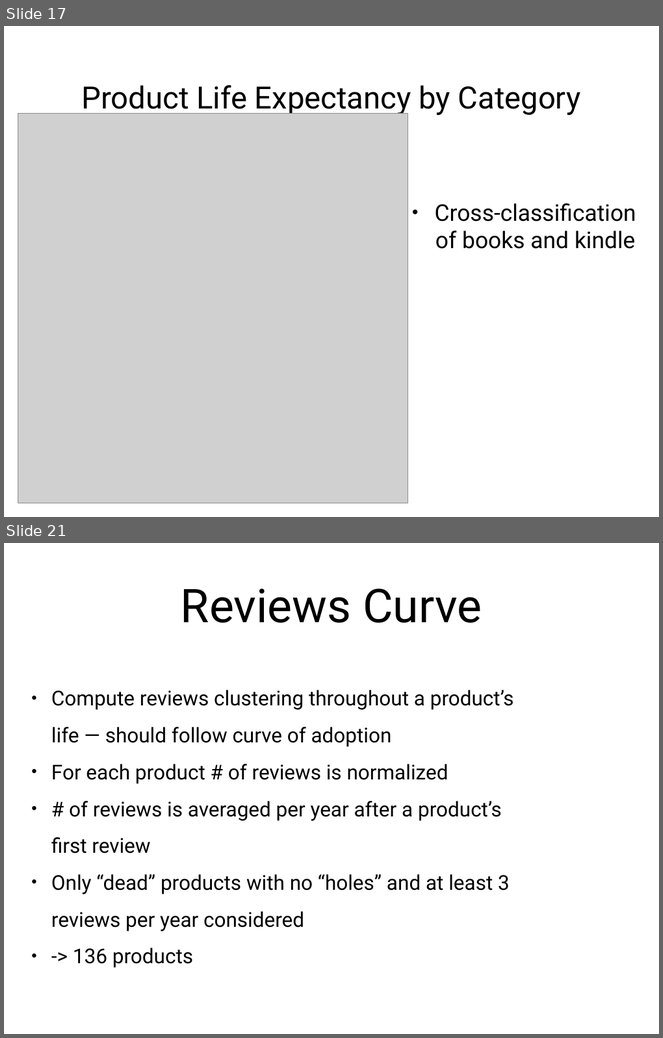
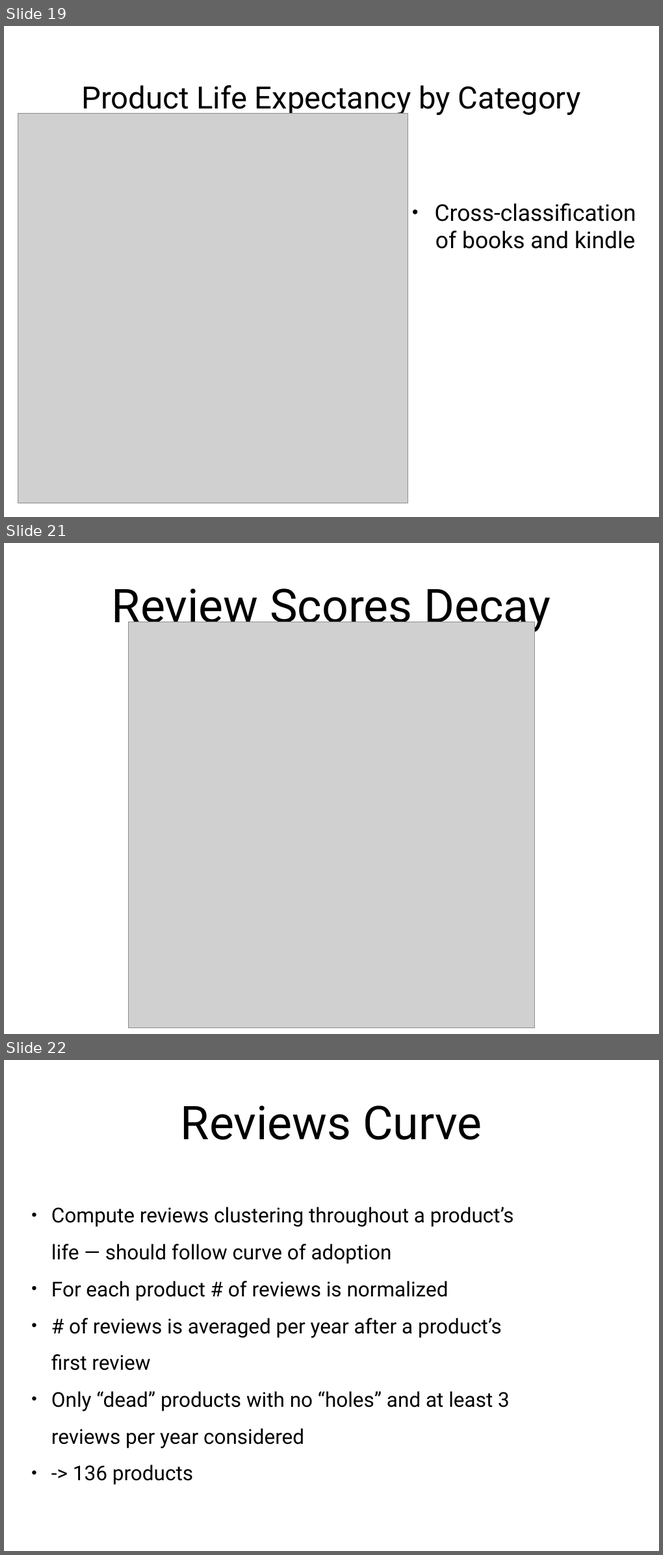
Before and after one commit to jcarreira/amazon-study, a slide deck: presentation/jcarreira_presentation.pptx. Shown one above the other, each under a label of ours: slides 17 and 21 before the commit, slides 19, 21 and 22 after it; the slides between them are not shown. The pictures are 663x1038 and 663x1555 pixels, drawn with LibreOffice and Linux fonts; fonts in the diff are those of the drawing; grey boxes stand for pictures. Boxes give left, top, right and bottom in pixels: in the first picture for what was removed or moved away, otherwise in the second. Text is boxed around its words. In the diff, an @@ line names an element or a change of style, - is before the commit and + after.

```diff
--- a/presentation/jcarreira_presentation.pptx
+++ b/presentation/jcarreira_presentation.pptx
@@ slide 21 added at bbox=[4, 543, 659, 1034], background #FFFFFF @@
@@ title added at bbox=[112, 589, 551, 633], 72.8 pt, text #000000 @@
+Review Scores Decay
@@ picture added at bbox=[128, 622, 535, 1029] @@
@@ what was slide 17 is now slide 19 @@
@@ what was slide 21 is now slide 22 @@
```
Also in this commit, not shown: 7 slides changed, 2 other slides added, 1 slide removed, 2 other files.
